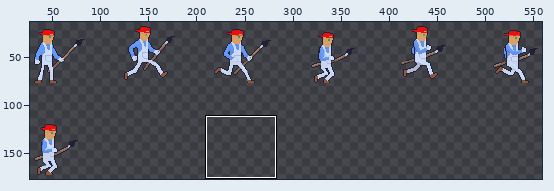
Edited in one commit: sprite sheet (characters/player.png). Above: a wide view before the commit, with the close-up outlined.
Close-up. First the earlier version:
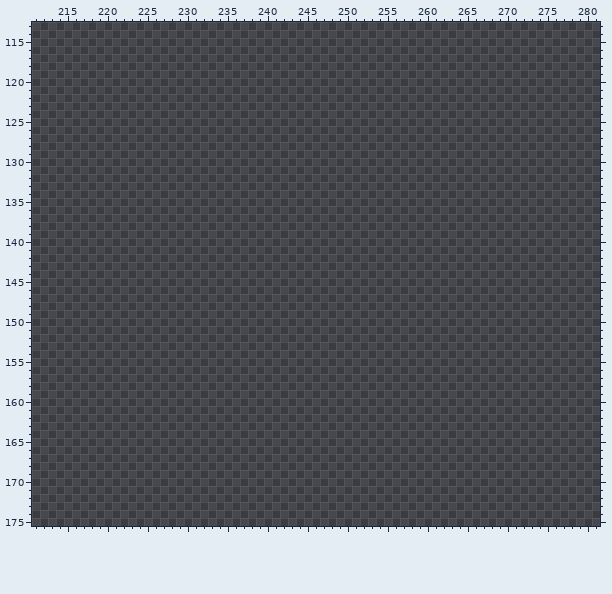
The file is 576x192 pixels. Shown: x 211..281, y 113..175. The wide view leaves out empty margins. The commit also changed other parts of the picture, which this record leaves out.
The result:
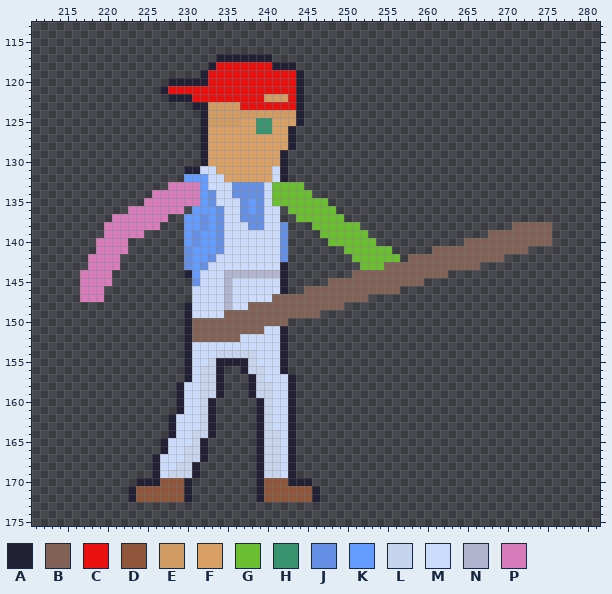
Palette (. is transparent): A #222034  B #826156  C #e91010  D #8f563b  E #d19b64  F #d9a066  G #6abe30  H #37946e  J #6590e6  K #639bff  L #c7d4ed  M #cbdbfc  N #b2b5cf  P #d77bba
Difference:
@@ x 211..281 @@
 116 .......................................................................
-117 .......................................................................
-118 .......................................................................
-119 .......................................................................
-120 .......................................................................
-121 .......................................................................
-122 .......................................................................
-123 .......................................................................
-124 .......................................................................
-125 .......................................................................
-126 .......................................................................
-127 .......................................................................
-128 .......................................................................
-129 .......................................................................
-130 .......................................................................
-131 .......................................................................
-132 .......................................................................
-133 .......................................................................
-134 .......................................................................
-135 .......................................................................
-136 .......................................................................
-137 .......................................................................
-138 .......................................................................
-139 .......................................................................
-140 .......................................................................
-141 .......................................................................
-142 .......................................................................
-143 .......................................................................
-144 .......................................................................
-145 .......................................................................
-146 .......................................................................
-147 .......................................................................
-148 .......................................................................
-149 .......................................................................
-150 .......................................................................
-151 .......................................................................
-152 .......................................................................
-153 .......................................................................
-154 .......................................................................
-155 .......................................................................
-156 .......................................................................
-157 .......................................................................
-158 .......................................................................
-159 .......................................................................
-160 .......................................................................
-161 .......................................................................
-162 .......................................................................
-163 .......................................................................
-164 .......................................................................
-165 .......................................................................
-166 .......................................................................
-167 .......................................................................
-168 .......................................................................
-169 .......................................................................
-170 .......................................................................
-171 .......................................................................
-172 .......................................................................
+117 .......................AAAAAAA.........................................
+118 ......................ACCCCCCCAAA......................................
+119 .....................ACCCCCCCCCCCA.....................................
+120 .................AAAAACCCCCCCCCCCA.....................................
+121 ................ACCCCCCCCCCCCCCCCA.....................................
+122 .................AAACCCCCCCCCEEECA.....................................
+123 ....................AAEEEECCCCCCCA.....................................
+124 .....................AEEEEEEEEEEEA.....................................
+125 .....................AEEEEFFHHFFFA.....................................
+126 .....................AFFFFFFHHFFA......................................
+127 .....................AFFFFFFFFFFA......................................
+128 .....................AFFFFFFFFFFA......................................
+129 .....................AFFFFFFFFFA.......................................
+130 .....................AFFFFFFFFFA.......................................
+131 ...................AAMMFFFFFFFMA.......................................
+132 ...................KKKMMFFFFFFMA.......................................
+133 .................PPPPKMMMJJJJMGGGG.....................................
+134 ...............PPPPPPKJMMJJJJMGGGGG....................................
+135 ..............PPPPPPPKJMMMJKJMGGGGGGG..................................
+136 ............PPPPPPP.KKKJMMJKJMM.GGGGGG.................................
+137 ..........PPPPPPP..KKJKJMMJJJMM..GGGGGG................................
+138 .........PPPPPPP...KKJKJMMMJJMMJ...GGGGGG...................BBBBB......
+139 .........PPPPP.....KJKKJMMMMMMMJ....GGGGGG...............BBBBBBBB......
+140 ........PPPP.......KJKKJMMMMMMMJ.....GGGGGG...........BBBBBBBBBBB......
+141 ........PPPP.......JKKKJMMMMMMMJ.......GGGGGG.....BBBBBBBBBBBB.........
+142 .......PPPP........JKKJMMMMMMMMJ........GGGGGG.BBBBBBBBBBBB............
+143 .......PPPP........JKJMMMMMMMMMA.........GGGBBBBBBBBBBBB...............
+144 ......PPPP.........AKMMMNNNNNNNA........BBBBBBBBBBBB...................
+145 ......PPPP..........JMMMNMMMMMMA.....BBBBBBBBBBBB......................
+146 ......PPP...........MMMMNMMMMMMA..BBBBBBBBBBBB.........................
+147 ......PPP...........MMMMNMMMMMBBBBBBBBBBBB.............................
+148 ...................AMMMMNMMBBBBBBBBBBBB................................
+149 ...................AMMMMBBBBBBBBBBBB...................................
+150 ...................ABBBBBBBBBBBB.......................................
+151 ...................ABBBBBBBBBMMA.......................................
+152 ...................ABBBBBBMMMMMA.......................................
+153 ...................AMMMMMMMMMMMA.......................................
+154 ...................AMMMLLLLLMMMA.......................................
+155 ...................AMMLAAAALMMMA.......................................
+156 ...................AMLLA..ALLMMA.......................................
+157 ...................AMLLA...ALMMMA......................................
+158 ..................AMMLLA...ALLMMA......................................
+159 ..................AMMLLA...ALLMMA......................................
+160 ..................AMMLA.....ALMMA......................................
+161 ..................AMMLA.....ALMMA......................................
+162 .................AMMMLA.....ALMMA......................................
+163 .................AMMMLA.....ALMMA......................................
+164 .................AMMLLA.....ALLMA......................................
+165 ................AMMMLA......ALLMA......................................
+166 ................AMMLLA......ALLMA......................................
+167 ...............AMMMLLA......ALLMA......................................
+168 ...............AMMLLA.......ALLMA......................................
+169 ...............AMLLLA.......ALLMA......................................
+170 .............AAADDDA........ADDDAAA....................................
+171 ............ADDDDDDA........ADDDDDDA...................................
+172 ............ADDDDDDA........ADDDDDDA...................................
 173 .......................................................................
Boxes around the changes in both close-ups, in picture pixels (x1, y1, x2, y2):
added: (80, 54, 552, 502)
